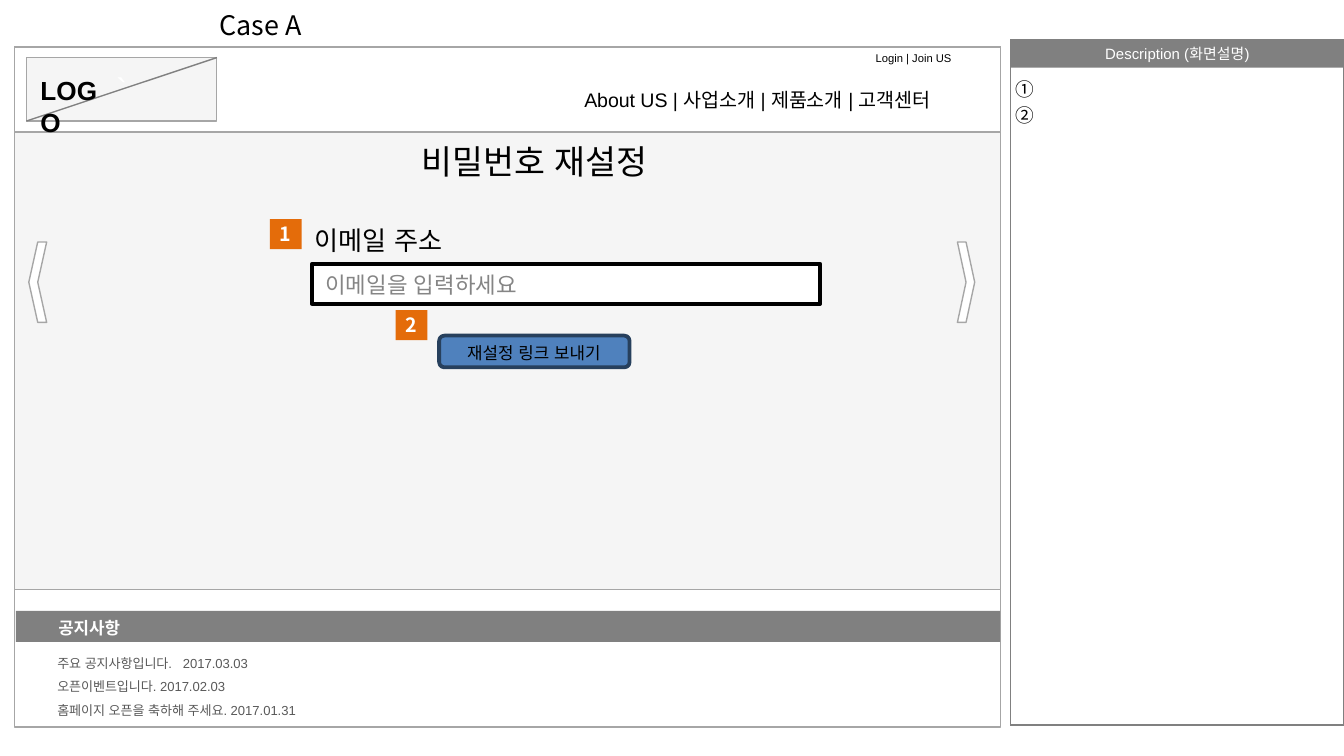
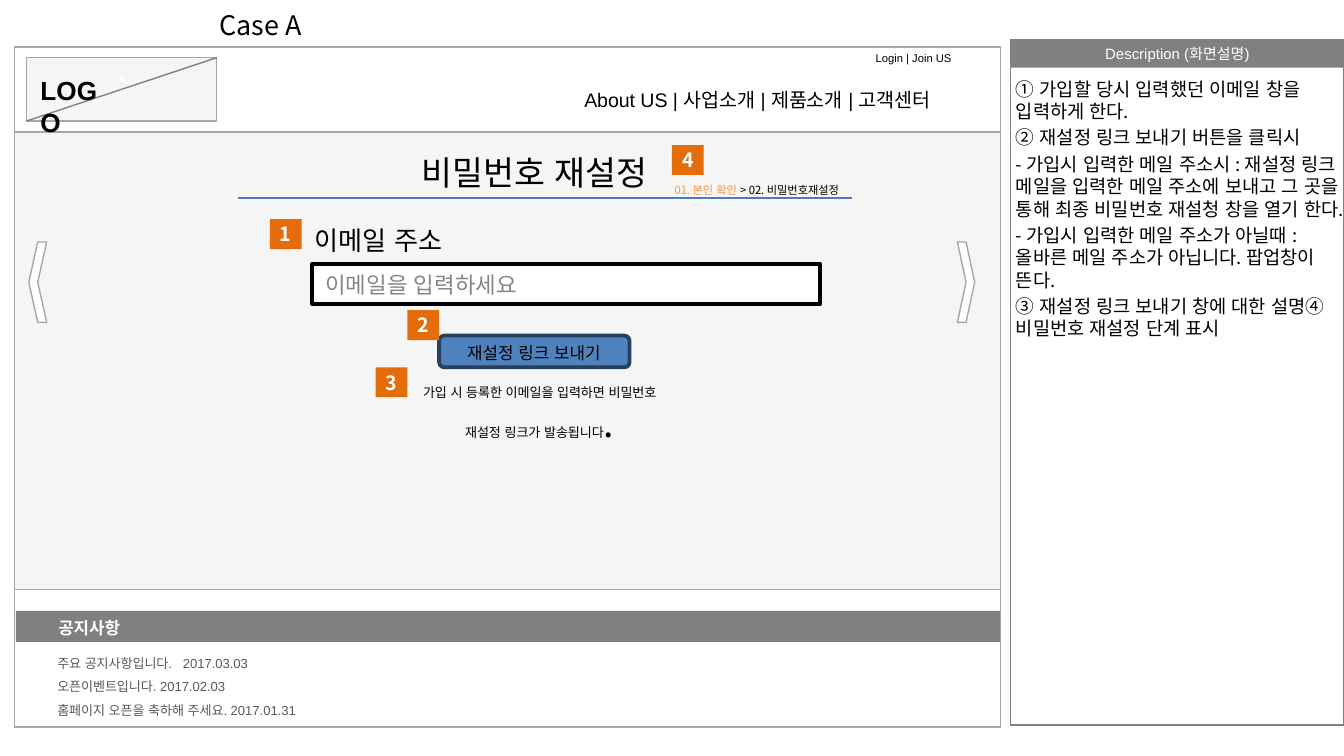
Before and after one commit to moim5/moida-general, a slide deck: slide 4 of documents/storyBoard/JuHyenjun/jhj_Story_Board.pptx (slide 3 before the commit). Drawn at 1344x756 pixels with LibreOffice and Linux fonts; fonts in the diff are those of the drawing. Boxes give left, top, right and bottom in pixels: in the first picture for what was removed or moved away, otherwise in the second. Text is boxed around its words. In the diff, an @@ line names an element or a change of style, - is before the commit and + after.

```diff
--- a/documents/storyBoard/JuHyenjun/jhj_Story_Board.pptx
+++ b/documents/storyBoard/JuHyenjun/jhj_Story_Board.pptx
@@ text at (1016,80,1343,337): text changed @@
-①
-②
+① 가입할 당시 입력했던 이메일 창을 입력하게 한다.
+② 재설정 링크 보내기 버튼을 클릭시
+- 가입시 입력한 메일 주소시 : 재설정 링크 메일을 입력한 메일 주소에 보내고 그 곳을 통해 최종 비밀번호 재설청 창을 열기 한다.
+- 가입시 입력한 메일 주소가 아닐때 : 올바른 메일 주소가 아닙니다. 팝업창이 뜬다.
+③ 재설정 링크 보내기 창에 대한 설명④ 비밀번호 재설정 단계 표시
@@ text "비밀번호 재설정": place and size @@
-text "비밀번호 재설정" at (422,146,648,177)
+text "비밀번호 재설정" at (422,157,648,188)
@@ rounded rectangle added at (672,145,704,175), fill #E46C0A, 10.5 pt, text #FFFFFF, bold @@
+4
@@ line added from (238, 198) to (852, 198), #4B7EBC 0.75 pt @@
@@ text added at (675,184,839,198), 6 pt, text #000000 @@
+01. 본인 확인 > 02. 비밀번호재설정
@@ rounded rectangle "2": place and size @@
-rounded rectangle "2" at (395,310,427,340)
+rounded rectangle "2" at (407,310,439,340)
@@ rounded rectangle added at (376,367,409,396), fill #E46C0A, 10.5 pt, text #FFFFFF, bold @@
+3
@@ text added at (423,386,657,438), 7 pt, text #000000 @@
+가입 시 등록한 이메일을 입력하면 비밀번호 재설정 링크가 발송됩니다.
```
Also in this commit, not shown: 3 other slides changed, 1 slide added.
